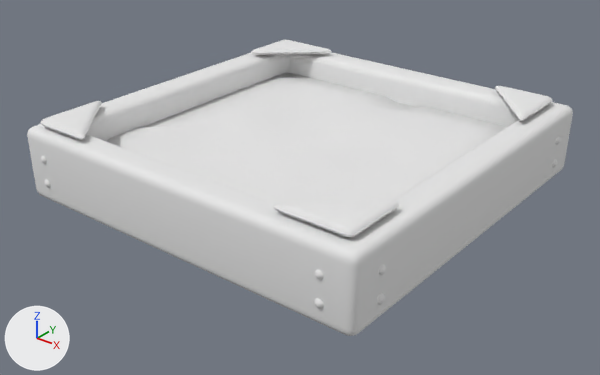
A saved change to the OBJ model Kinderki/res/models/level/sandpit.OBJ.
Rendered twice from a camera (50 mm lens) standing at (21.2, -28.4, 15.3) and looking at (0.1, -2.1, -1.0). Lighting does not change. The marker at lower left points along +X, +Y and +Z. Where no turn or scale is listed for an object, it has been applied to the vertices.
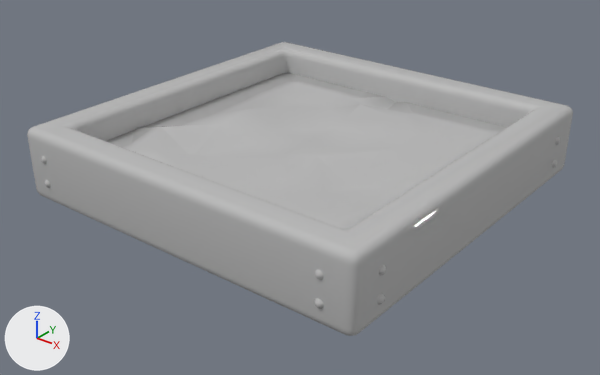
The newer file is also turned or shifted as a whole; pictures and numbers use the older file's frame.

Location of each change, (x1, y1, x2, y2) in pixels of the pictures (600 x 375 px):
'Box001', reshaped
    before: (27, 40, 573, 336)
    after: (27, 42, 573, 336)
part 1 of me_box001, deleted
    before: (273, 201, 399, 237)
part 2 of me_box001, deleted
    before: (495, 86, 552, 121)
part 3 of me_box001, deleted
    before: (251, 40, 332, 55)
part 4 of me_box001, deleted
    before: (41, 101, 101, 140)
part 5 of me_box001, recoloured (white to grey)
    both: (27, 52, 573, 336)

What changed in the scene script:
```text
Add mat_07___default:
    mat_07___default = principled_material('07___Default')
    mat_07___default.base_color = (0.5, 0.5, 0.5)  # grey #bcbcbc
    mat_07___default.roughness = 0.0
Change me_box001:
    used by ob_box001; location = (0.0, 0.0, 0.0)
    remove me_box001.from_pydata(...)  # 1722 vertices, 1874 faces; spans x -8.9..8.8, y -10.0..7.7, z -1.2..2.5
    add me_box001.from_pydata(...)  # 1266 vertices, 1422 faces; spans x -8.9..8.8, y -10.0..7.7, z -1.2..2.1
    me_box001 part 1: the loose piece of 114 vertices spanning x 4.7..8.0, y -9.3..-6.4, z 2.2..2.5 is deleted
    me_box001 part 2: the loose piece of 114 vertices spanning x 4.9..7.8, y 3.6..7.0, z 2.2..2.5 is deleted
    me_box001 part 3: the loose piece of 114 vertices spanning x -8.0..-4.7, y 3.8..6.7, z 2.2..2.5 is deleted
    me_box001 part 4: the loose piece of 114 vertices spanning x -8.2..-5.3, y -9.5..-6.2, z 2.2..2.5 is deleted
    me_box001 part 5: 1342 faces spanning x -8.9..8.8, y -10.0..7.7, z -1.2..2.1 switch from mat_22___default (white #e7e7e7) to mat_07___default (grey #bcbcbc)
```
